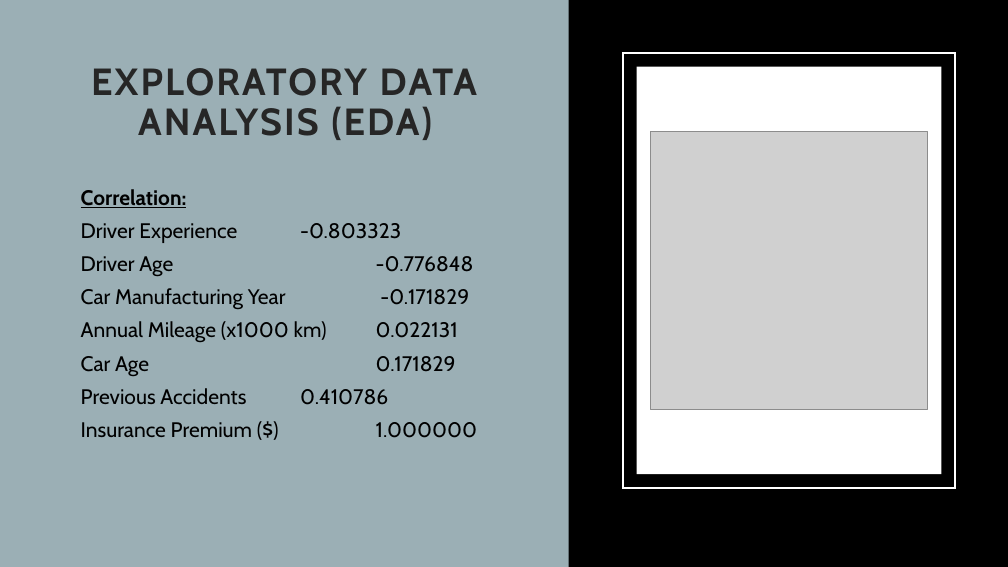
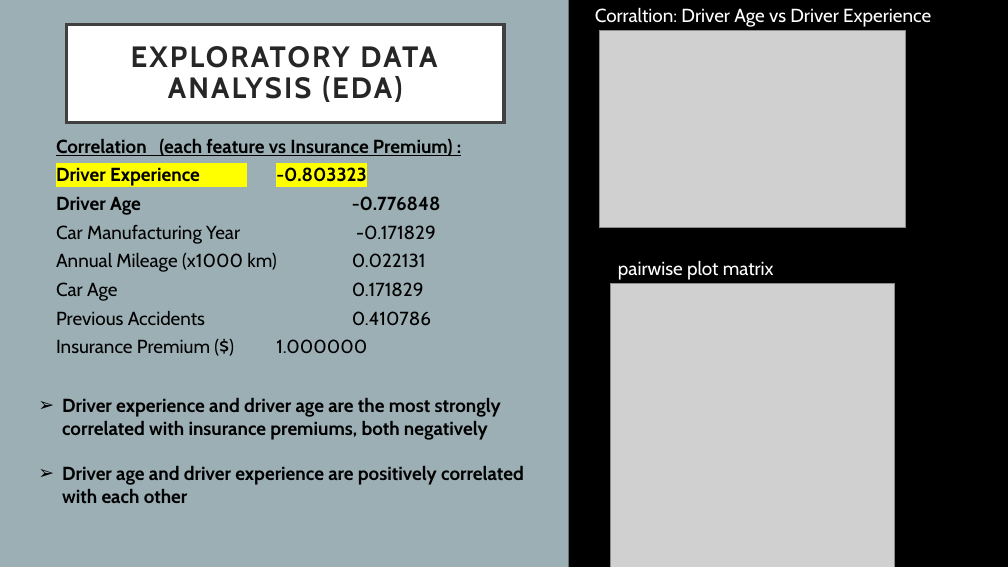
Before and after one commit to Yan1702/IOD17Feb, a slide deck: slide 6 of MiniProject1/MiniProject1_Presentation.pptx. Drawn at 1008x567 pixels with LibreOffice and Linux fonts; fonts in the diff are those of the drawing; grey boxes stand for pictures. Boxes give left, top, right and bottom in pixels: in the first picture for what was removed or moved away, otherwise in the second. Text is boxed around its words. In the diff, an @@ line names an element or a change of style, - is before the commit and + after.

```diff
--- a/MiniProject1/MiniProject1_Presentation.pptx
+++ b/MiniProject1/MiniProject1_Presentation.pptx
@@ title "EXPLORATORY DATA ANALYSIS (EDA)": place and size @@
-title "EXPLORATORY DATA ANALYSIS (EDA)" at [91,68,477,140]
+title "EXPLORATORY DATA ANALYSIS (EDA)" at [67,24,504,123]
@@ title "EXPLORATORY DATA ANALYSIS (EDA)" at [67,24,504,123]: size 36 to 28 pt; fill none to #FFFFFF; outline none to #404040 3 pt @@
@@ text added at [595,7,931,27], 18 pt, text #FFFFFF @@
+Corraltion: Driver Age vs Driver Experience
@@ picture added at [600,30,905,228] @@
@@ rectangle removed at [623,53,955,488] @@
@@ rectangle removed at [637,67,941,474] @@
@@ text "Correlation (each feature vs Insurance ...": place and size @@
-text "Correlation (each feature vs Insurance ..." at [81,189,478,438]
+text "Correlation (each feature vs Insurance ..." at [56,139,453,353]
@@ text at [56,139,453,156]: text changed; size 20 to 18 pt @@
-• Correlation:
+• Correlation (each feature vs Insurance Premium) :
@@ text at [56,167,441,353]: size 20 to 18 pt in "Driver Experience -0.803323", "Driver Age -0.776848", "Car Manufacturing Year -0.171829", "Annual Mileage (x1000 km) 0.022131" and 3 more places; highlight none to #FFFF00 in "Driver Experience -0.803323"; bold on in "Driver Experience -0.803323", "Driver Age -0.776848"; line spacing 0.9 to 0.8 @@
@@ text added at [618,260,774,280], 18 pt, text #FFFFFF @@
+pairwise plot matrix
@@ picture: place and size @@
-picture at [650,132,928,409]
+picture at [611,284,895,567]
@@ text added at [62,398,524,503], 18 pt, text #000000, bold @@
+➢ Driver experience and driver age are the most strongly correlated with insurance premiums, both negatively
+➢ Driver age and driver experience are positively correlated with each other
```
Also in this commit, not shown: 8 other slides changed, 1 other file.
